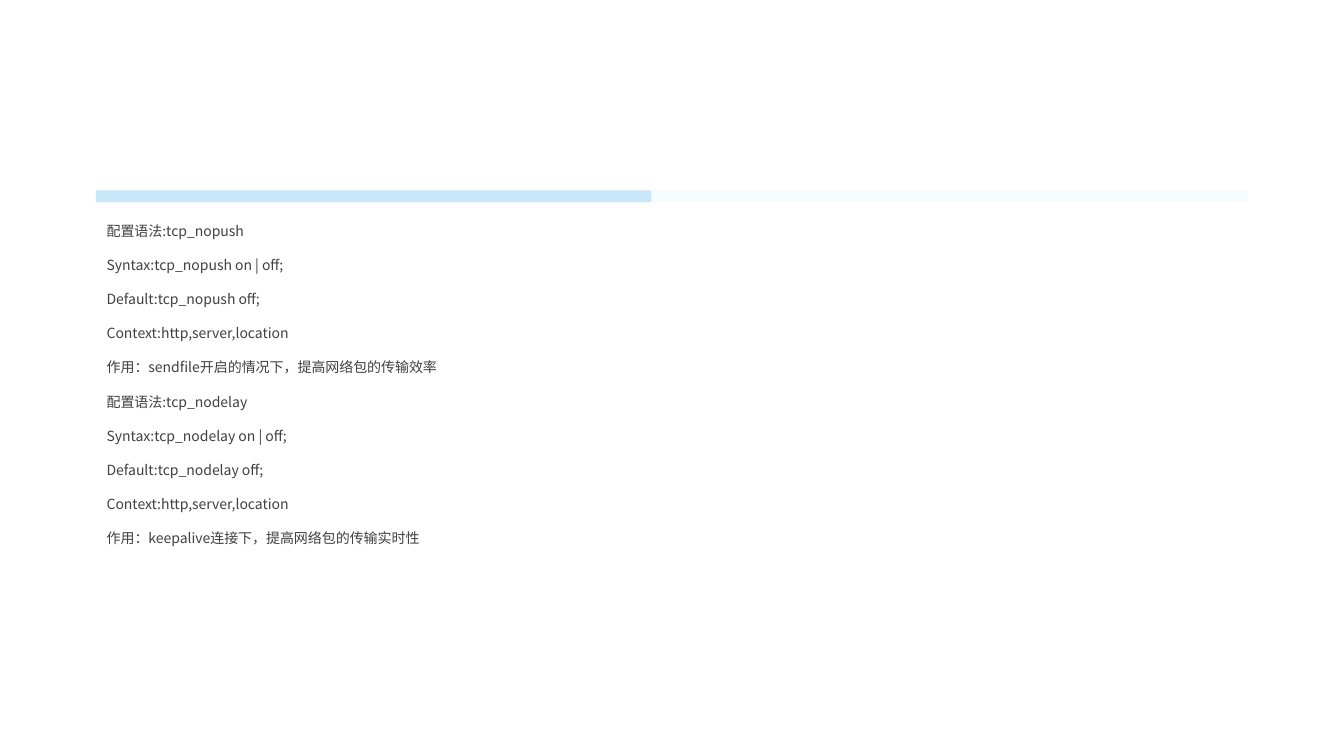
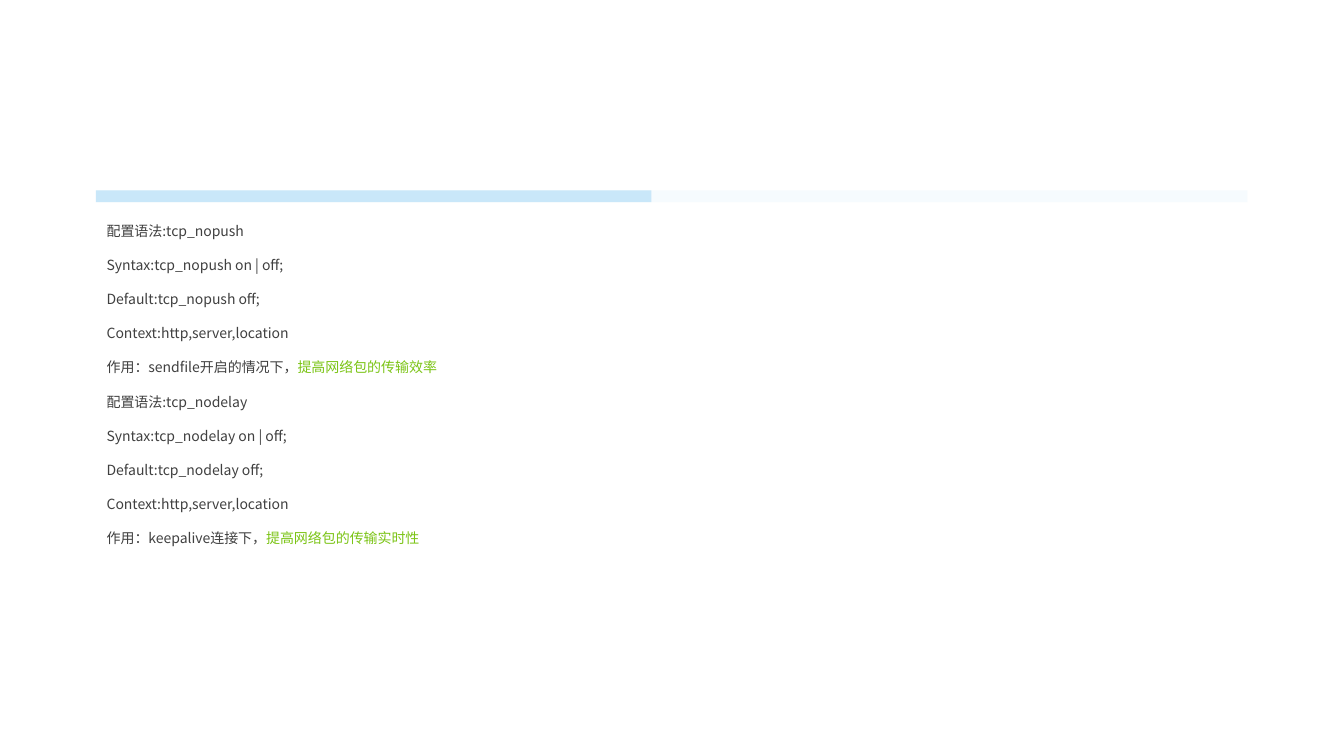
Before and after one commit to kakaisaname/php, a slide deck: slide 22 of nginx/Nginx.pptx. Drawn at 1344x756 pixels with LibreOffice and Linux fonts; fonts in the diff are those of the drawing; background and template pictures are left out. Boxes give left, top, right and bottom in pixels: in the first picture for what was removed or moved away, otherwise in the second. Text is boxed around its words. In the diff, an @@ line names an element or a change of style, - is before the commit and + after.

```diff
--- a/nginx/Nginx.pptx
+++ b/nginx/Nginx.pptx
@@ text at <box>107,360,437,546</box>: text colour #404040 to #7BC415 in "作用：sendfile开启的情况下，提高网络包的传输效率", "作用：keepalive连接下，提高网络包的传输实时性" @@
```
Also in this commit, not shown: 18 other slides changed, 4 slides added, 3 slides removed.
